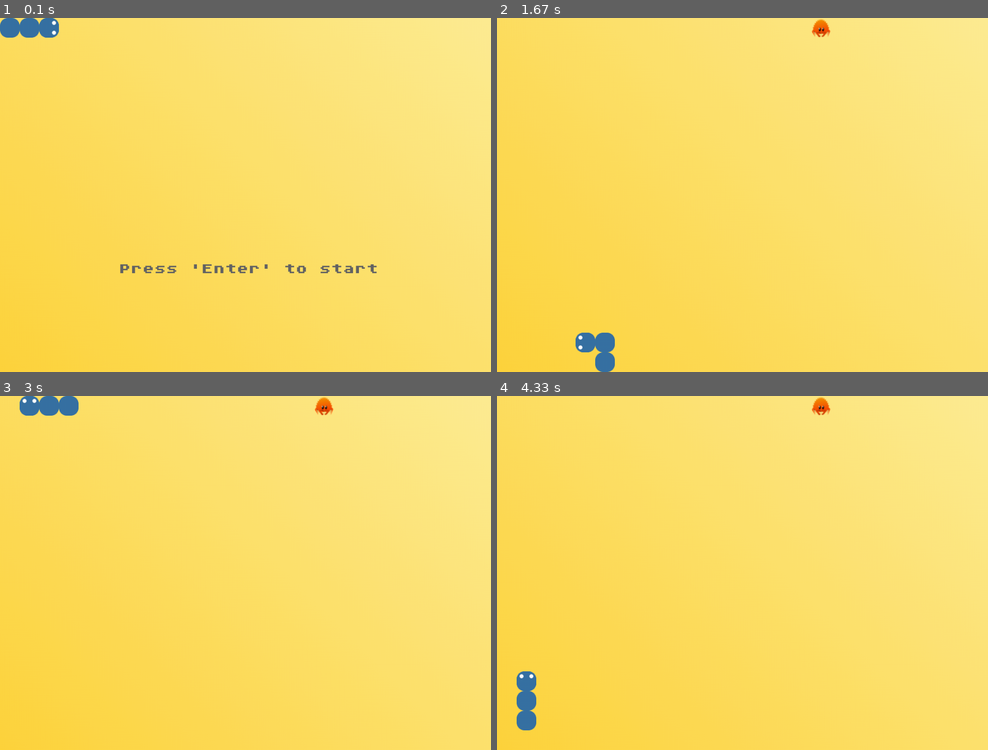
Above: before the commit, frames 1-4 (two rows, left to right).
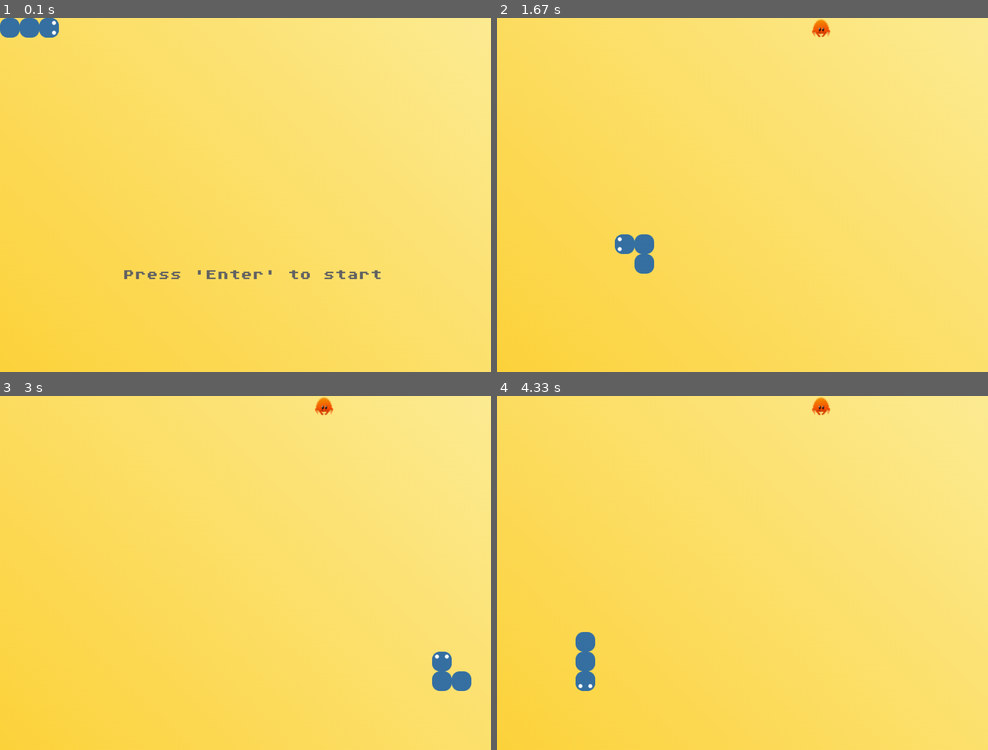
Above: after the commit, the same moments.

Repository: alexanderchainsaw/pygameHungryPythonOld
Game: pygame game, started from main.py
Same seed, same stepped clock (60 frames per second), same inputs: the game is played once before the commit and once after it.
Inputs:
- Up to frame 1 (0.1 s): no input
- Up to frame 2 (1.67 s): hold Enter 0.33-0.87 s; hold Left 0.33-0.87 s; tap W at 0.9 s; tap Space at 1.23, 1.63 s; hold Left from 1.57 s (still down)
- Up to frame 3 (3 s): tap Space at 1.93, 2.2, 2.53, 2.83, 2.97 s; release Left at 2.1 s; hold Down 2.13-2.43 s; hold Left 2.47-2.87 s; hold Up from 2.9 s (still down)
- Up to frame 4 (4.33 s): release Up at 3.27 s; hold Right 3.3-3.93 s; tap Space at 3.37, 3.67, 4.03 s; hold Down from 3.97 s (still down)

The runs differ from the first frame. In frame 1, 0.9% of the frame differs, in the area x 24-78%, y 69-74%; in frame 2, 1.2%, in the area x 16-32%, y 61-100%; in frame 3, 1.2%; in frame 4, 1.2%.

Commit message:
refartoring
removed pause, some other variables, reworked refresh rate/speed mechanic, some general refactoring

Diff:
--- a/main.py
+++ b/main.py
@@ -1,21 +1,22 @@
+""" Built upon (https://github.com/guliang21)'s (https://github.com/guliang21/pygame/tree/master/GluttonousSnake)"""
+
 import random
 import sys
-import time
 import pygame
 from collections import deque
 
 import assets
 
-WIDTH = 1000
-HEIGHT = 720
+WIDTH, HEIGHT = 1000, 720
 SQUARE_SIZE = 40
-SQUARES_X = 24
-SQUARES_Y = 17
+SQUARES_X, SQUARES_Y = 24, 17
 FOOD_FOR_PYTHON = assets.FOOD_FOR_PYTHON
+game_time = pygame.time.Clock()
+speed = 10  # difficulty (higher = faster)
 
 
-def print_text(screen, font, x, y, text, fcolor=(100, 100, 100)):
-    imgtext = font.render(text, True, fcolor)
+def print_text(screen, font, x, y, text, font_color=(100, 100, 100)):
+    imgtext = font.render(text, True, font_color)
     screen.blit(imgtext, (x, y))
 
 
@@ -39,24 +40,17 @@
 def main():
     pygame.init()
     screen = pygame.display.set_mode((WIDTH, HEIGHT))
-    pygame.display.set_caption('Python Snake')
-
+    pygame.display.set_caption('Hungry Python')
     head_position = assets.HEAD_RIGHT
-
-    flag = True  # preventing a bug ( simultaneous key presses causing game over )
-
     main_font = pygame.font.Font('Assets/AtariClassic-gry3.ttf', 24)
-    fwidth, fheight = main_font.size('GAME OVER')
     snake = init_snake()
     food = create_food(snake)
     rand_food = random.choice(FOOD_FOR_PYTHON)
     pos = (1, 0)
-    running = False
-    start = False
-    speed = 0.15
-    last_move_time = None
-    pause = False
+    running, start = False, False
+    flag = True  # preventing a bug ( simultaneous key presses causing game over )
     while True:
+        screen.blit(assets.BACKGROUND, (0, 0))
         for event in pygame.event.get():
             if event.type == pygame.QUIT:
                 sys.exit()
@@ -64,17 +58,11 @@
                 if event.key == pygame.K_ESCAPE:
                     sys.exit()
                 if event.key == pygame.K_RETURN and not running:
-                    flag = True
-                    start = True
-                    running = True
+                    flag, start, running = True, True, True
                     snake = init_snake()
                     food = create_food(snake)
                     pos = (1, 0)
-                    last_move_time = time.time()
                     head_position = assets.HEAD_RIGHT
-                elif event.key == pygame.K_SPACE:
-                    if running:
-                        pause = not pause
                 elif event.key in (pygame.K_w, pygame.K_UP):
                     if flag and not pos[1]:
                         pos = (0, -1)
@@ -95,85 +83,72 @@
                         pos = (1, 0)
                         flag = False
                         head_position = assets.HEAD_RIGHT
-        screen.blit(assets.BACKGROUND, (0, 0))
-
         if running:
-            cur_time = time.time()
-            if cur_time - last_move_time > speed:
-                if not pause:
-                    flag = True
-                    last_move_time = cur_time
-                    next_s = (snake[0][0] + pos[0], snake[0][1] + pos[1])
-                    if next_s == food:
-                        snake.appendleft(next_s)
+            flag = True
+            next_s = (snake[0][0] + pos[0], snake[0][1] + pos[1])
+            if next_s == food:
+                snake.appendleft(next_s)
+                food = create_food(snake)
+                rand_food = random.choice(FOOD_FOR_PYTHON)
+            else:
+                if 0 <= next_s[0] <= SQUARES_X and 0 <= next_s[1] <= SQUARES_Y \
+                        and next_s not in snake:
+                    snake.appendleft(next_s), snake.pop()
+                elif next_s[0] > SQUARES_X and next_s not in snake:
+                    if (foo := (snake[0][0] + pos[0] - SQUARES_X - 1, snake[0][1] + pos[1])) in snake:
+                        running = False
+                    else:
+                        snake.appendleft(foo), snake.pop()
+                    if foo == food:
+                        snake.appendleft(foo)
                         food = create_food(snake)
                         rand_food = random.choice(FOOD_FOR_PYTHON)
+                elif 0 > next_s[0] < SQUARES_X and next_s not in snake:
+                    if (foo := (snake[0][0] + pos[0] + SQUARES_X + 1, snake[0][1] + pos[1])) in snake:
+                        running = False
                     else:
-                        # BUG - Game not over when passing through wall and there is snake on the other side
-                        if 0 <= next_s[0] <= SQUARES_X and 0 <= next_s[1] <= SQUARES_Y \
-                                and next_s not in snake:
-                            snake.appendleft(next_s)
-                            snake.pop()
-                        elif next_s[0] > SQUARES_X and next_s not in snake:
-                            if (foo := (snake[0][0] + pos[0] - SQUARES_X - 1, snake[0][1] + pos[1])) in snake:
-                                running = False
-                            else:
-                                snake.appendleft(foo)
-                                snake.pop()
-                            if foo == food:
-                                snake.appendleft(foo)
-                                food = create_food(snake)
-                                rand_food = random.choice(FOOD_FOR_PYTHON)
-                        elif 0 > next_s[0] < SQUARES_X and next_s not in snake:
-                            if (foo := (snake[0][0] + pos[0] + SQUARES_X + 1, snake[0][1] + pos[1])) in snake:
-                                running = False
-                            else:
-                                snake.appendleft(foo)
-                                snake.pop()
-                            if foo == food:
-                                snake.appendleft(foo)
-                                food = create_food(snake)
-                                rand_food = random.choice(FOOD_FOR_PYTHON)
-                        elif next_s[1] > SQUARES_Y and next_s not in snake:
-                            if (foo := (snake[0][0] + pos[0], snake[0][1] + pos[1] - SQUARES_Y - 1)) in snake:
-                                running = False
-                            else:
-                                snake.appendleft(foo)
-                                snake.pop()
-                            if foo == food:
-                                snake.appendleft(foo)
-                                food = create_food(snake)
-                                rand_food = random.choice(FOOD_FOR_PYTHON)
-                        elif 0 > next_s[1] < SQUARES_Y and next_s not in snake:
-                            if (foo := (snake[0][0] + pos[0], snake[0][1] + pos[1] + SQUARES_Y + 1)) in snake:
-                                running = False
-                            else:
-                                snake.appendleft(foo)
-                                snake.pop()
-                            if foo == food:
-                                snake.appendleft(foo)
-                                food = create_food(snake)
-                                rand_food = random.choice(FOOD_FOR_PYTHON)
-                        elif next_s in snake:
-                            running = False
+                        snake.appendleft(foo), snake.pop()
+                    if foo == food:
+                        snake.appendleft(foo)
+                        food = create_food(snake)
+                        rand_food = random.choice(FOOD_FOR_PYTHON)
+                elif next_s[1] > SQUARES_Y and next_s not in snake:
+                    if (foo := (snake[0][0] + pos[0], snake[0][1] + pos[1] - SQUARES_Y - 1)) in snake:
+                        running = False
+                    else:
+                        snake.appendleft(foo), snake.pop()
+                    if foo == food:
+                        snake.appendleft(foo)
+                        food = create_food(snake)
+                        rand_food = random.choice(FOOD_FOR_PYTHON)
+                elif 0 > next_s[1] < SQUARES_Y and next_s not in snake:
+                    if (foo := (snake[0][0] + pos[0], snake[0][1] + pos[1] + SQUARES_Y + 1)) in snake:
+                        running = False
+                    else:
+                        snake.appendleft(foo), snake.pop()
+                    if foo == food:
+                        snake.appendleft(foo)
+                        food = create_food(snake)
+                        rand_food = random.choice(FOOD_FOR_PYTHON)
+                elif next_s in snake:
+                    running = False
         if running:
             screen.blit(rand_food,
                         (food[0] * SQUARE_SIZE, food[1] * SQUARE_SIZE, SQUARE_SIZE, SQUARE_SIZE))
         for s in snake:
-            screen.blit(assets.BODY,
-                        (s[0] * SQUARE_SIZE, s[1] * SQUARE_SIZE,
-                         SQUARE_SIZE * 2, SQUARE_SIZE * 2))
-        screen.blit(head_position,
-                    (snake[0][0] * SQUARE_SIZE, snake[0][1] * SQUARE_SIZE,
+            screen.blit(assets.BODY, (s[0] * SQUARE_SIZE, s[1] * SQUARE_SIZE,
                         SQUARE_SIZE * 2, SQUARE_SIZE * 2))
+        screen.blit(head_position, (snake[0][0] * SQUARE_SIZE, snake[0][1] * SQUARE_SIZE,
+                    SQUARE_SIZE * 2, SQUARE_SIZE * 2))
         if not running:
             if start:
-                print_text(screen, main_font, (WIDTH - fwidth) // 2,
-                           (HEIGHT - fheight) // 2, 'GAME OVER')
+                print_text(screen, main_font, WIDTH // 2 - 100,
+                           HEIGHT // 2, 'GAME OVER')
         if not running:
-            print_text(screen, main_font, (WIDTH - fwidth) // 2 - 150,
-                       (HEIGHT - fheight) // 2 + 150, "Press 'Enter' to start")
+            print_text(screen, main_font, WIDTH // 2 - 250,
+                       HEIGHT // 2 + 150, "Press 'Enter' to start")
         pygame.display.update()
+        game_time.tick(speed)
 
 
 if __name__ == '__main__':
